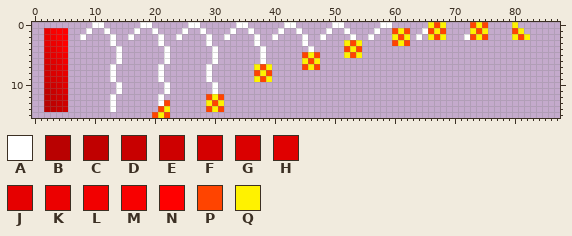
Sprite sheet: Sprites/Guns/W_24_TNT.png. The picture above was drawn from the file before the commit.
The file is 88x16 pixels. Colours within 5 levels of each other are drawn and written as one.
Palette (. is transparent): A #ffffff  B #b90101  C #c00000  D #c80000  E #ce0000  F #d40000  G #da0000  H #e00000  J #e60000  K #ec0000  L #f20000  M #f80000  N #ff0000  P #ff4400  Q #fff200
Now the later version:
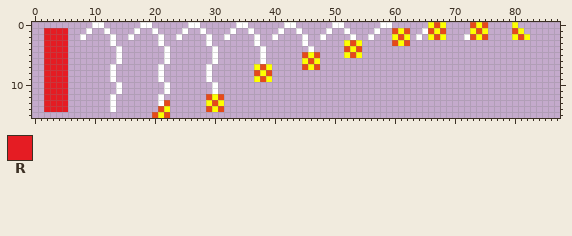
Colours new in this view: R #e51c23
Diff:
colour P: #ff4400 -> #e64a19
colour Q: #fff200 -> #ffff00
y 1: x 2..5 KMNN -> RRRR
y 2: x 2..5 KLNN -> RRRR
y 3: x 2..5 JKLN -> RRRR
y 4: x 2..5 HJLN -> RRRR
y 5: x 2..5 GJKL -> RRRR
y 6: x 2..5 GHJL -> RRRR
y 7: x 2..5 FGJK -> RRRR
y 8: x 2..5 EGHJ -> RRRR
y 9: x 2..5 EFGH -> RRRR
y 10: x 2..5 DEFH -> RRRR
y 11: x 2..5 CDFG -> RRRR
y 12: x 2..5 CDEF -> RRRR
y 13..14: x 2..5 BCDE -> RRRR
